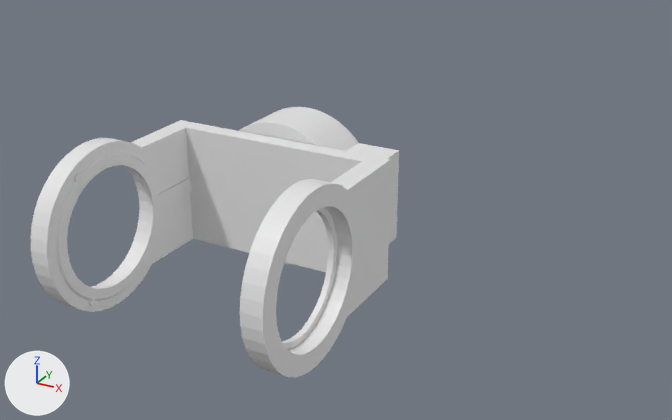
An edit to the COLLADA model models/teo/meshes/visual/SagittalRightAnkle.dae, drawn before and after from the same camera.
Camera for both pictures: a 50 mm lens placed at (0.246, -0.31, 0.191), pointed at (0.05, 0.045, 0.013). Arrows for +X, +Y and +Z are at lower left; the lights stay in place. Vertices at the same position are counted once.

In view in the first picture: 'node'.
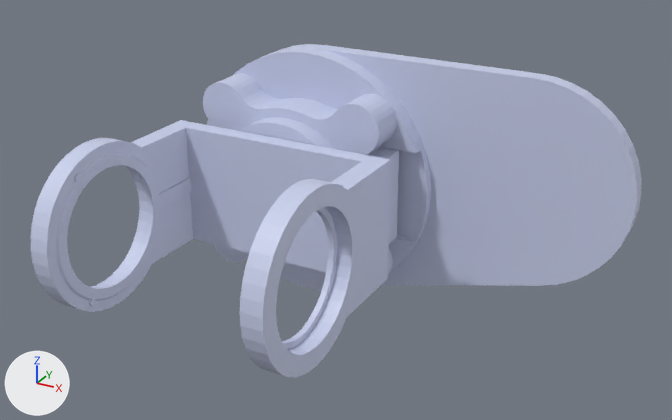
Where the change shows, as pixel boxes (x1, y1, x2, y2) in the pictures (672 x 420 px):
'node', reshaped (66% wider, 23% taller): before (31, 107, 399, 377); after (31, 44, 642, 377)
part 1 of me_shape0, added (blue): after (203, 74, 397, 274)
part 2 of me_shape0, added: after (207, 44, 642, 291)
part 3 of me_shape0, recoloured: (31, 117, 399, 377) in both

The change, as a list of edits to the scene's bpy script:
```text
Add mat_vertex_colours:
    mat_vertex_colours = bpy.data.materials.new('Vertex colours')
    mat_vertex_colours.use_nodes = True; mat_vertex_colours.node_tree.nodes.clear()
    _N = mat_vertex_colours.node_tree.nodes; _L = mat_vertex_colours.node_tree.links
    n0 = _N.new('ShaderNodeBsdfPrincipled'); n0.name = 'Principled BSDF'
    n1 = _N.new('ShaderNodeOutputMaterial'); n1.name = 'Material Output'
    n2 = _N.new('ShaderNodeVertexColor'); n2.name = 'Color Attribute'
    n2.layer_name = 'Col'
    _L.new(n0.outputs[0], n1.inputs[0])  # 'BSDF' to 'Surface'
    _L.new(n2.outputs[0], n0.inputs[0])  # 'Color' to 'Base Color'
Change me_shape0:
    used by ob_node; location = (0.0, 0.0, 0.0)
    remove me_shape0.from_pydata(...)  # 1560 vertices, 3116 faces; spans x -0.06..0.065, y -0.043..0.108, z -0.043..0.043
    add me_shape0.from_pydata(...)  # 2248 vertices, 4484 faces; spans x -0.07..0.175, y -0.043..0.123, z -0.07..0.07
    me_shape0 part 1: a new loose piece of 475 vertices spanning x -0.053..0.053, y 0.083..0.115, z -0.053..0.053, in mat_vertex_colours
    me_shape0 part 2: a new loose piece of 213 vertices spanning x -0.07..0.175, y 0.104..0.123, z -0.07..0.07, in mat_vertex_colours
    me_shape0 part 3: 3116 faces spanning x -0.06..0.065, y -0.043..0.108, z -0.043..0.043 switch from no material to mat_vertex_colours
```
